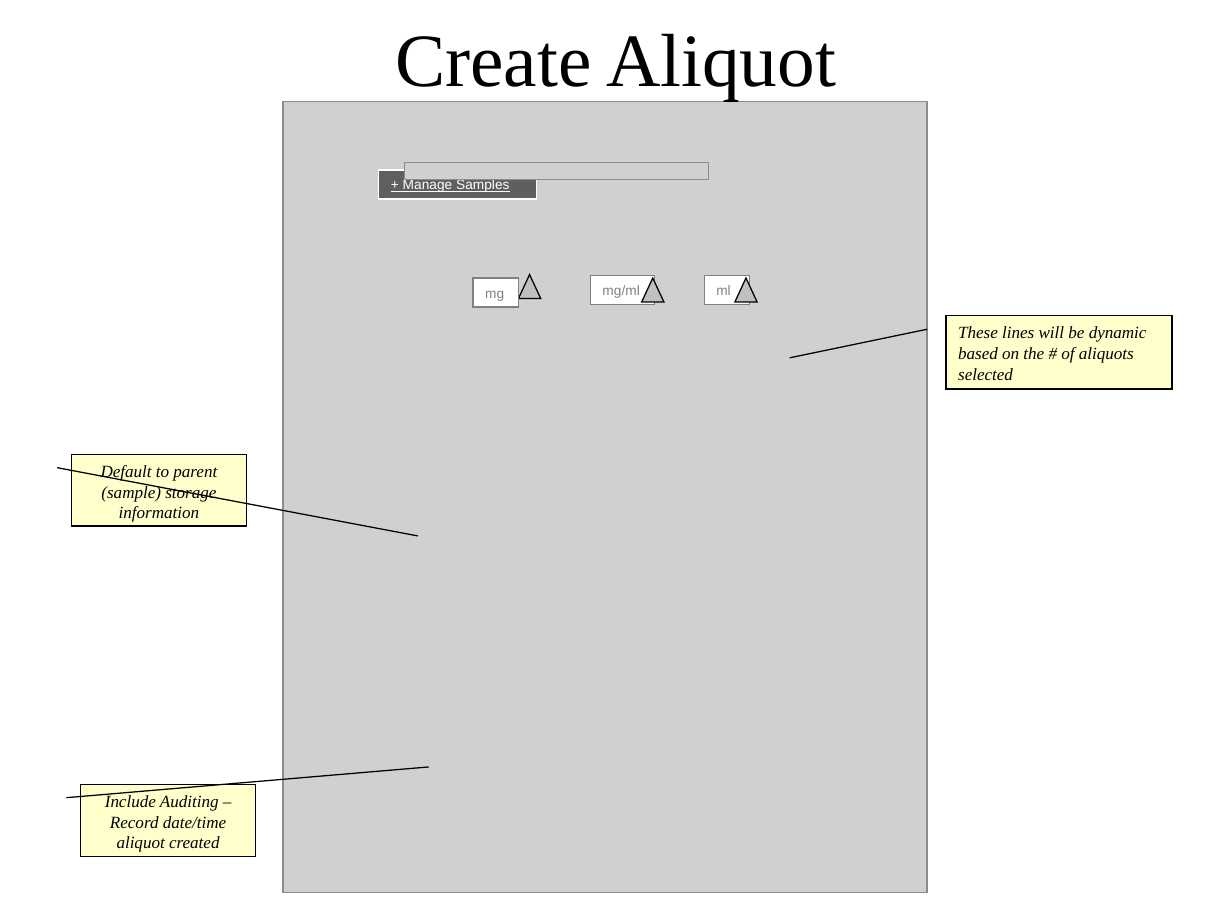
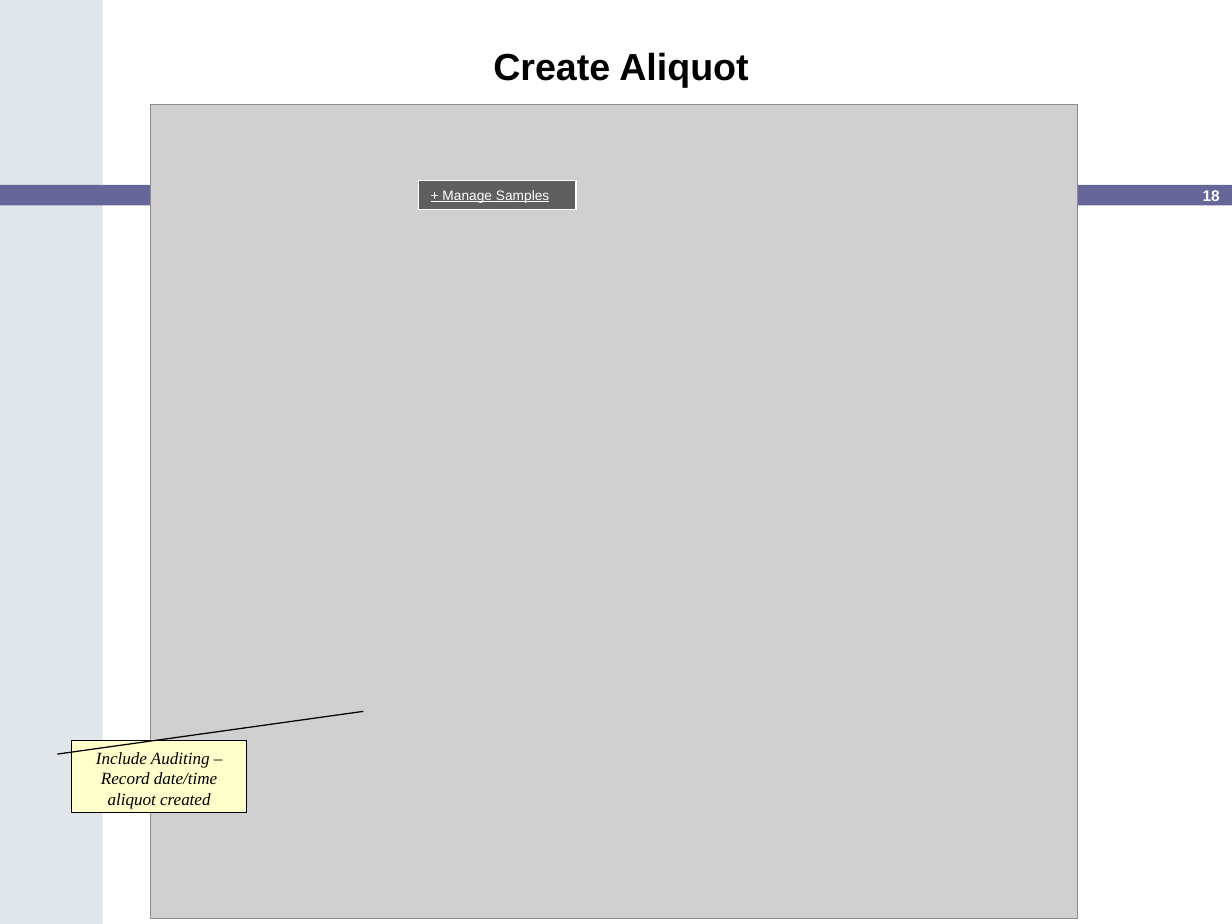
Before and after one commit to NCIP/cananolab, a slide deck: slide 18 of doc/wireframe/Wireframes.ppt (slide 21 before the commit). Drawn at 1232x924 pixels with LibreOffice and Linux fonts; fonts in the diff are those of the drawing; grey boxes stand for pictures; background and template pictures are left out. Boxes give left, top, right and bottom in pixels: in the first picture for what was removed or moved away, otherwise in the second. Text is boxed around its words. In the diff, an @@ line names an element or a change of style, - is before the commit and + after.

```diff
--- a/doc/wireframe/Wireframes.ppt
+++ b/doc/wireframe/Wireframes.ppt
@@ freeform shape added at (0,0,102,924), fill #E1E6EB @@
@@ text "Create Aliquot": place and size @@
-text "Create Aliquot" at (395,33,836,100)
+text "Create Aliquot" at (493,52,748,88)
@@ text "Create Aliquot" at (493,52,748,88): size 44 to 22 pt, font Times New Roman to Arial, bold on; line spacing 1 to 0.9; vertical alignment middle to bottom @@
@@ picture: place and size @@
-picture at (283,101,928,892)
+picture at (150,105,1078,919)
@@ picture removed at (404,163,708,180) @@
@@ rounded rectangle added at (0,185,1232,206), fill #666699 @@
@@ rectangle "+ Manage Samples": place and size @@
-rectangle "+ Manage Samples" at (378,170,536,200)
+rectangle "+ Manage Samples" at (419,180,577,209)
@@ page number added at (1203,190,1220,201), 9 pt, text #FFFFFF, bold @@
+18
@@ rectangle removed at (473,278,519,308) @@
-mg
@@ triangle removed at (519,275,541,298) @@
@@ rectangle removed at (590,276,654,306) @@
-mg/ml
@@ triangle removed at (642,278,664,302) @@
@@ rectangle removed at (705,276,750,306) @@
-ml
@@ triangle removed at (736,278,758,302) @@
@@ border callout removed at (946,315,1172,389) @@
-These lines will be dynamic based on the # of aliquots selected
@@ border callout removed at (71,455,246,526) @@
-Default to parent (sample) storage information
@@ border callout "Include Auditing – Record date/time ...": place and size @@
-border callout "Include Auditing – Record date/time ..." at (81,785,256,856)
+border callout "Include Auditing – Record date/time ..." at (71,740,246,812)
@@ border callout "Include Auditing – Record date/time ..." at (71,740,246,812): proportions changed @@
```
Also in this commit, not shown: 17 other slides changed, 6 slides added, 9 slides removed.
